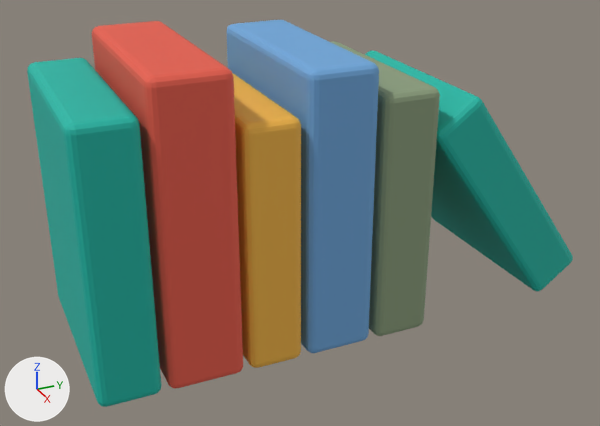
A saved change to the glTF model public/3d/models/obj_skills.glb.
One viewpoint serves both versions: a 50 mm lens placed at (-1.081, -0.205, 1.55), pointed at (-1.811, 0.124, 1.185). Every picture has the same lights, and +X, +Y and +Z are marked at lower left. The older version comes first. Where no turn or scale is listed for an object, it has been applied to the vertices.

The older version as bpy lines, for what is in view:
```python
ob_book_agile_ledger = bpy.data.objects.new('book_agile_ledger', me_cube_042)
ob_book_agile_ledger.location = (-1.82, -0.09, 1.21)
ob_book_agile_ledger_pro = bpy.data.objects.new('book_agile_ledger_pro', me_cube_043)
ob_book_agile_ledger_pro.location = (-1.82, -0.0165, 1.225)
ob_book_cartographer = bpy.data.objects.new('book_cartographer', me_cube_045)
ob_book_cartographer.location = (-1.82, 0.123, 1.22)
ob_book_idea_ledger = bpy.data.objects.new('book_idea_ledger', me_cube_044)
ob_book_idea_ledger.location = (-1.82, 0.0545, 1.2)
ob_book_leaning = bpy.data.objects.new('book_leaning', me_cube_047)
ob_book_leaning.location = (-1.82, 0.32, 1.2)
ob_book_protect_product = bpy.data.objects.new('book_protect_product', me_cube_046)
ob_book_protect_product.location = (-1.82, 0.194, 1.205)
```
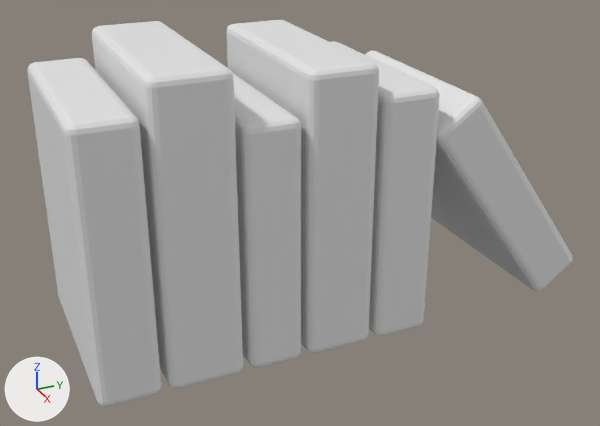
Location of each change, (x1, y1, x2, y2) in pixels of the pictures (600 x 426 px):
'book_agile_ledger_pro', recoloured (red to white): (92, 21, 243, 388) in both
'book_agile_ledger', recoloured (cyan to white): (27, 58, 161, 407) in both
'book_cartographer', recoloured (blue to white): (226, 20, 379, 353) in both
'book_idea_ledger', recoloured (orange to white): (232, 73, 301, 368) in both
'book_leaning', recoloured (cyan to white): (365, 51, 573, 291) in both
'book_protect_product', recoloured (greyish green to white): (331, 41, 440, 336) in both

Diff of the bpy script that builds the scene:
```diff
--- a/public/3d/models/obj_skills.glb.py
+++ b/public/3d/models/obj_skills.glb.py
@@ me_cube_042 @@
 me_cube_042.from_pydata(...)  # 96 vertices, 188 faces; spans x -0.11..0.11, y -0.03..0.03, z -0.135..0.135
-me_cube_042.materials.append(mat_m_book0)  # cyan #14b8a6
@@ me_cube_043 @@
 me_cube_043.from_pydata(...)  # 96 vertices, 188 faces; spans x -0.11..0.11, y -0.037..0.037, z -0.15..0.15
-me_cube_043.materials.append(mat_m_book1)  # red #e85d4a
@@ me_cube_045 @@
 me_cube_045.from_pydata(...)  # 96 vertices, 188 faces; spans x -0.11..0.11, y -0.035..0.035, z -0.145..0.145
-me_cube_045.materials.append(mat_m_book3)  # blue #6fa8dc
@@ me_cube_044 @@
 me_cube_044.from_pydata(...)  # 96 vertices, 188 faces; spans x -0.11..0.11, y -0.028..0.028, z -0.125..0.125
-me_cube_044.materials.append(mat_m_book2)  # orange #f2b544
@@ me_cube_047 @@
 me_cube_047.from_pydata(...)  # 96 vertices, 188 faces; spans x -0.11..0.11, y -0.097..0.097, z -0.12..0.12
-me_cube_047.materials.append(mat_m_book0)  # cyan #14b8a6
@@ me_cube_046 @@
 me_cube_046.from_pydata(...)  # 96 vertices, 188 faces; spans x -0.11..0.11, y -0.03..0.03, z -0.13..0.13
-me_cube_046.materials.append(mat_m_book4)  # greyish green #8b9e7c
```
